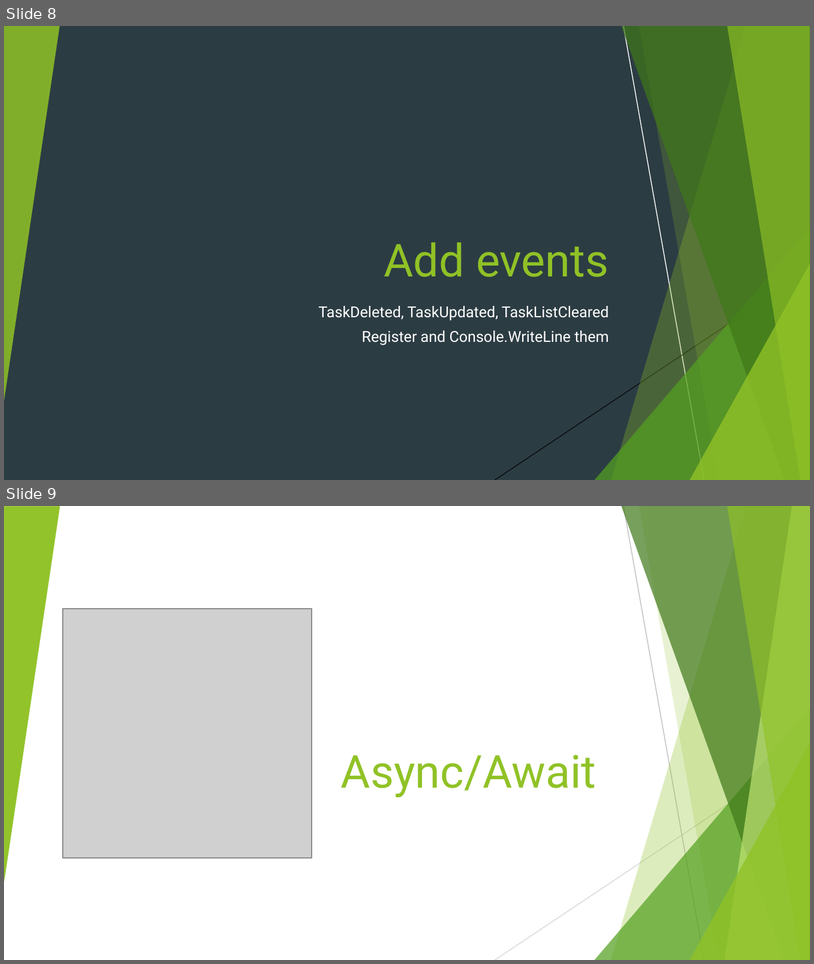
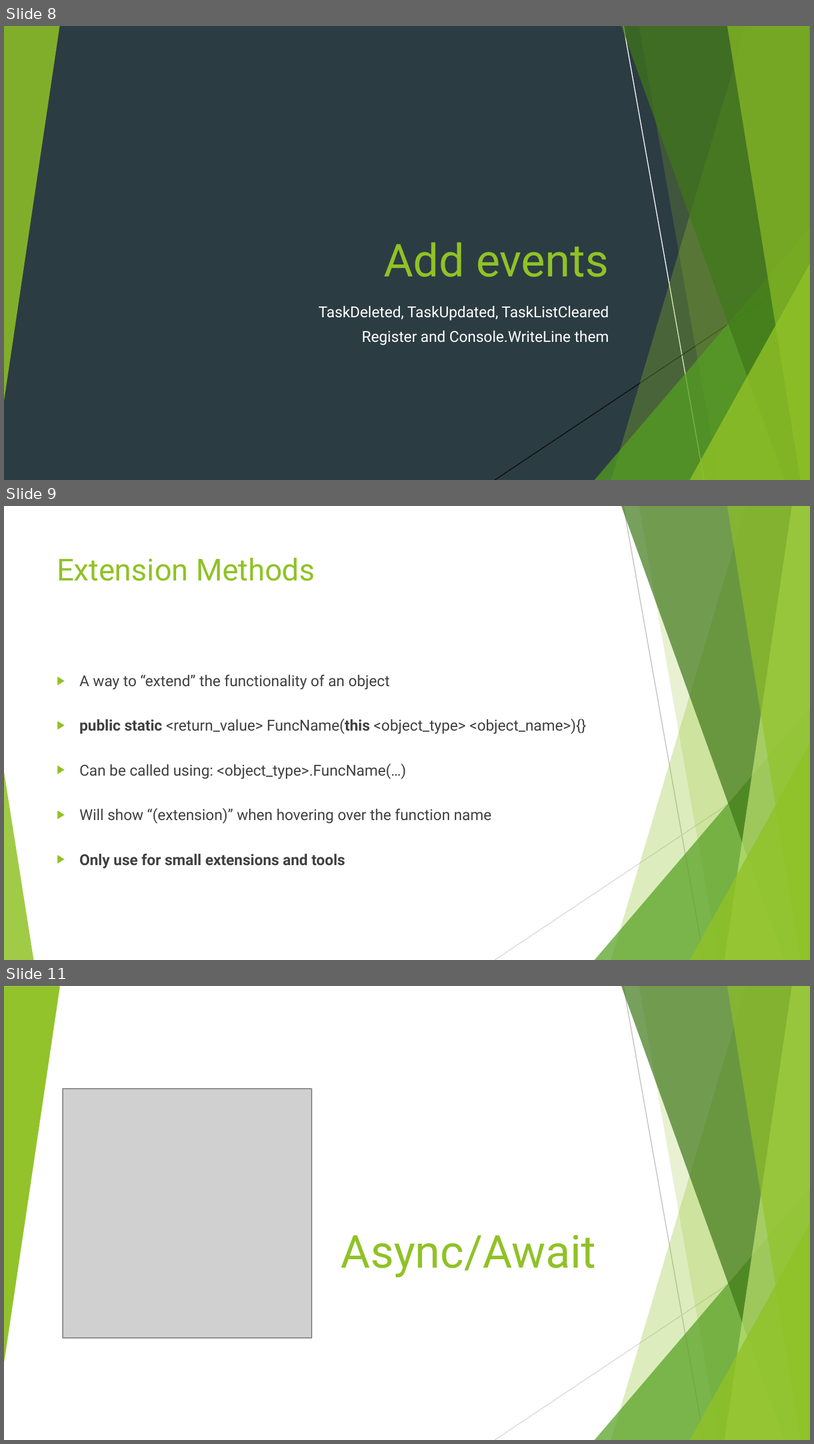
Before and after one commit to javitolin/CSharpWorkshopTodoList, a slide deck: Slides/4. Day 3 - Events, Async, Parallelism.pptx. Shown one above the other, each under a label of ours: slides 8 and 9 before the commit, slides 8, 9 and 11 after it; the slides between them are not shown. The pictures are 814x964 and 814x1444 pixels, drawn with LibreOffice and Linux fonts; fonts in the diff are those of the drawing; grey boxes stand for pictures. Boxes give left, top, right and bottom in pixels: in the first picture for what was removed or moved away, otherwise in the second. Text is boxed around its words. In the diff, an @@ line names an element or a change of style, - is before the commit and + after.

Commit message:
Add demo for day 4 from day 3. Better slides for day 4. Add extension method in day 3

```diff
--- a/Slides/4. Day 3 - Events, Async, Parallelism.pptx
+++ b/Slides/4. Day 3 - Events, Async, Parallelism.pptx
@@ slide 9 added at <box>4,506,810,960</box>, background #FFFFFF; not listed: 9 template elements that a slide beside it also shows @@
@@ title added at <box>57,558,315,581</box>, 27 pt, text #90C226 @@
+Extension Methods
@@ text added at <box>80,675,587,868</box>, 13.5 pt, text #404040 @@
+▶ A way to “extend” the functionality of an object
+▶ public static <return_value> FuncName(this <object_type> <object_name>){}
+▶ Can be called using: <object_type>.FuncName(…)
+▶ Will show “(extension)” when hovering over the function name
+▶ Only use for small extensions and tools
@@ triangle added at <box>4,771,34,959</box>, fill #90C226 at 85% opacity @@
@@ what was slide 9 is now slide 11 @@
```
Also in this commit, not shown: 1 other slide added, 17 other files.
